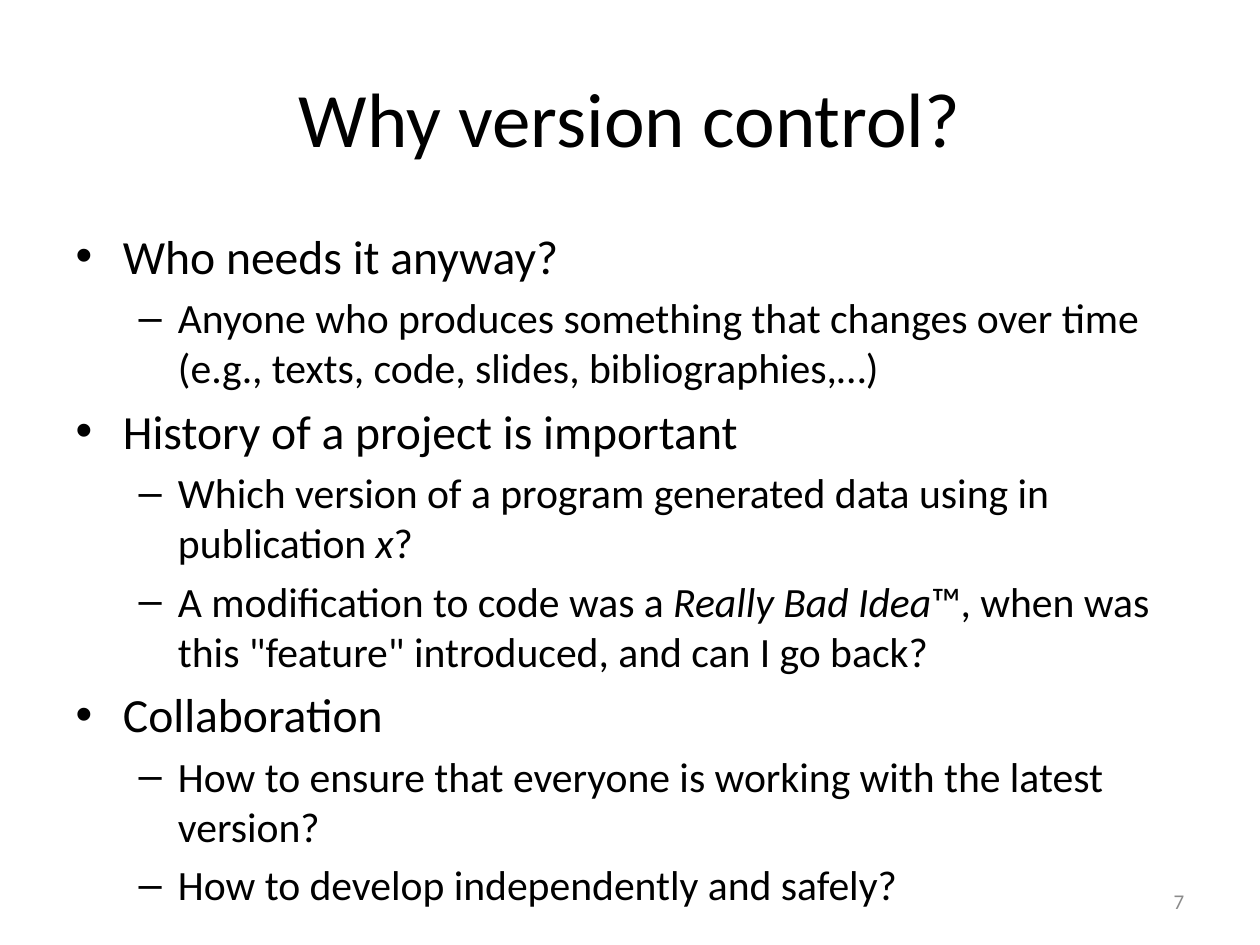
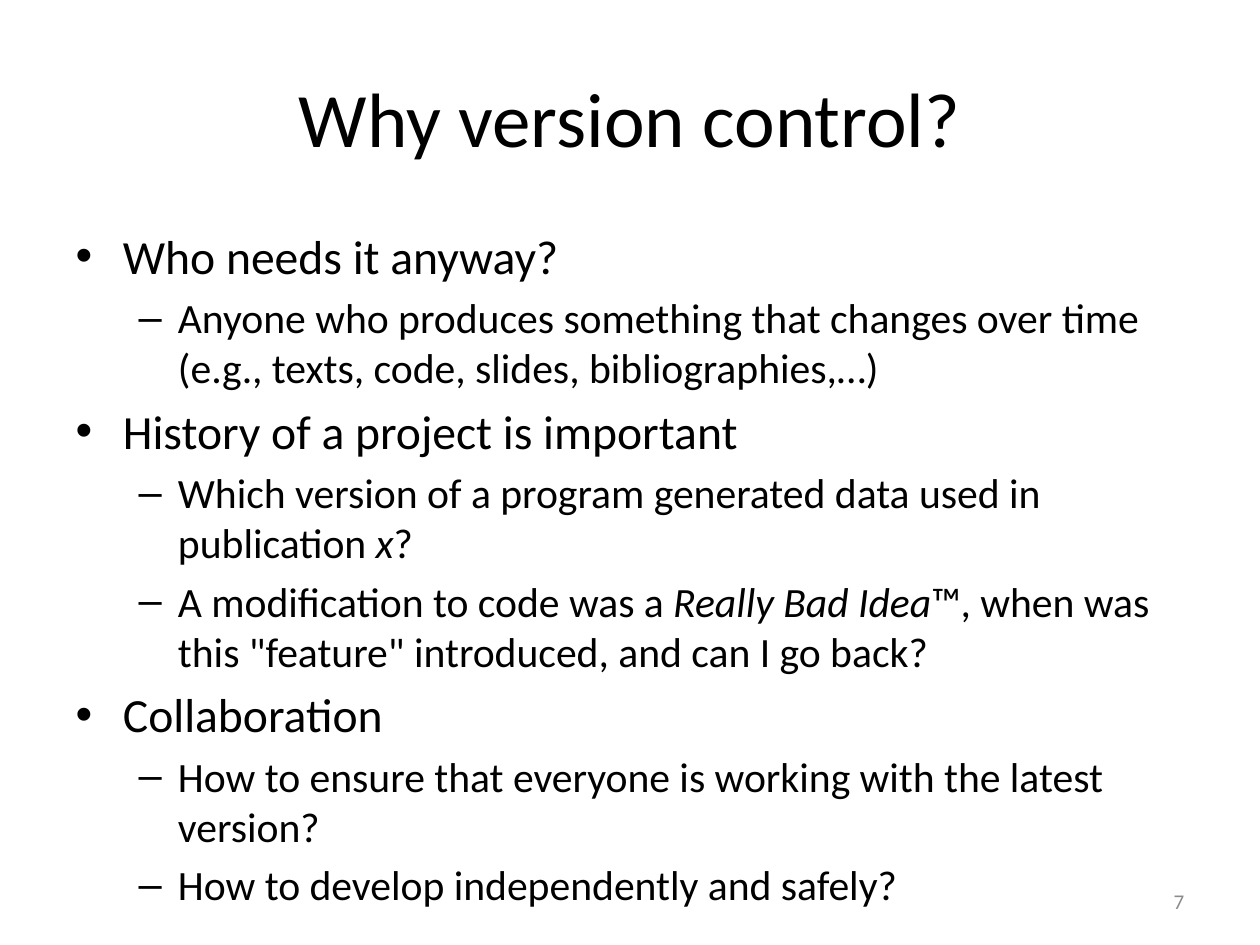
Before and after one commit to gjbex/Version-control-with-git, a slide deck: slide 7 of version_control_git.pptx. Drawn at 1260x945 pixels with LibreOffice and Linux fonts; fonts in the diff are those of the drawing. Boxes give left, top, right and bottom in pixels: in the first picture for what was removed or moved away, otherwise in the second. Text is boxed around its words. In the diff, an @@ line names an element or a change of style, - is before the commit and + after.

Commit message:
Fix typos

```diff
--- a/version_control_git.pptx
+++ b/version_control_git.pptx
@@ text at [178,479,1040,565]: text changed @@
-  – Which version of a program generated data using in publication x?
+  – Which version of a program generated data used in publication x?
```
Also in this commit, not shown: 2 other slides changed.
